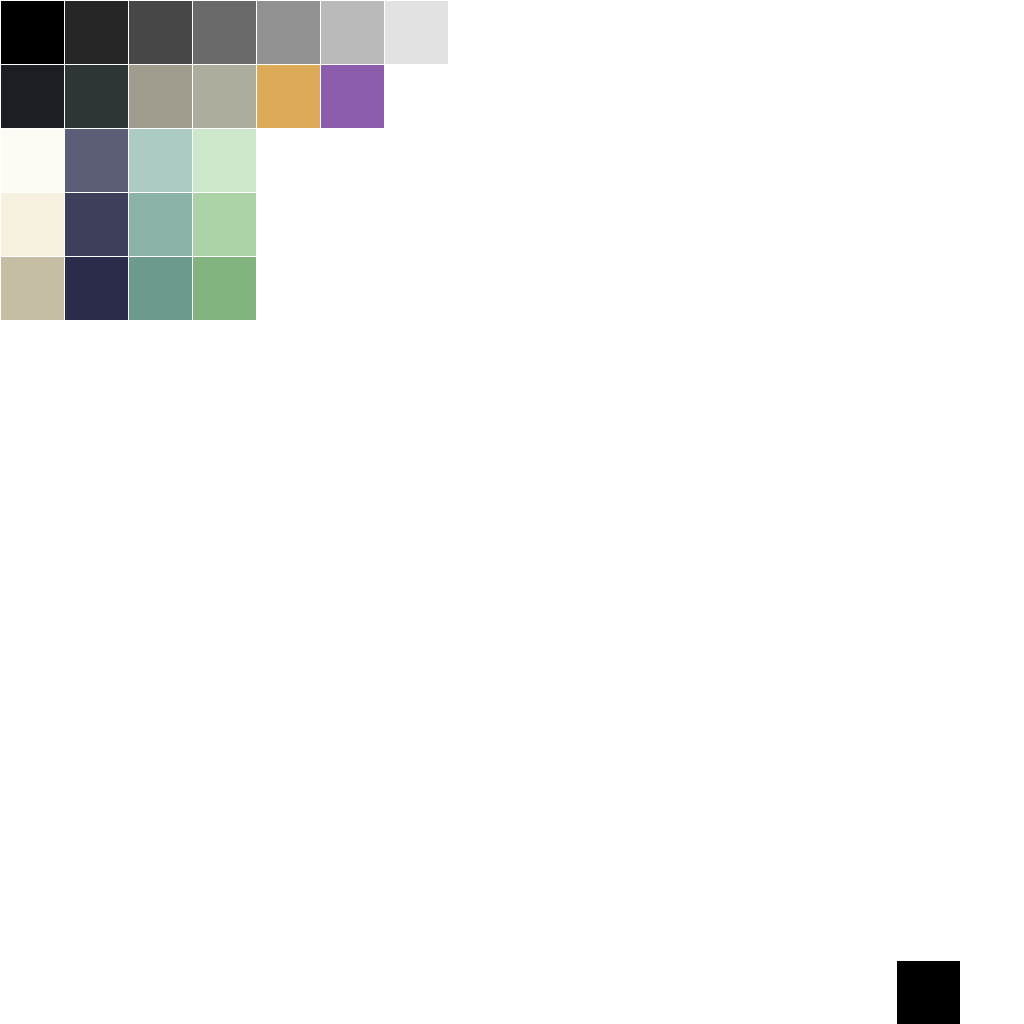
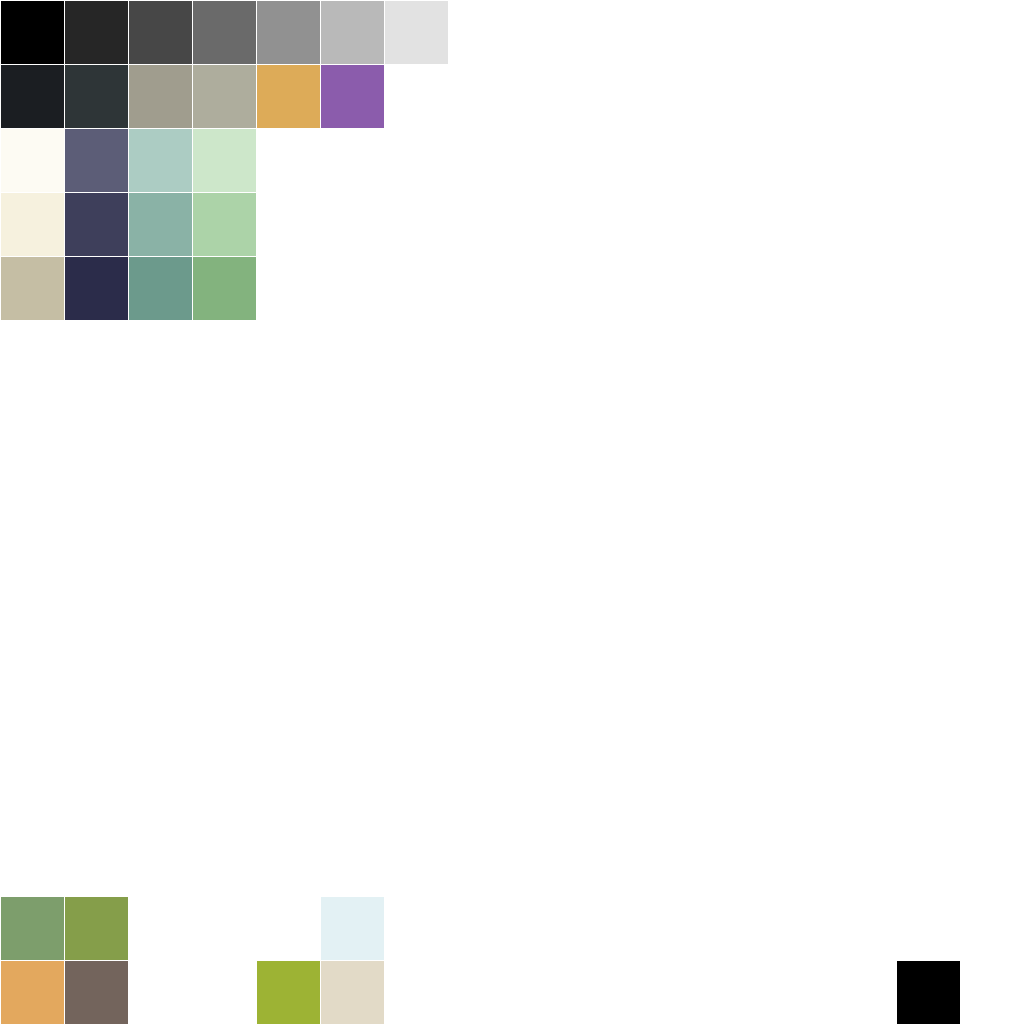
The second 1024px x 1024px image is a revision of the first. Changes to its layers:
painted on "Background" over [1, 897, 384, 1024]
